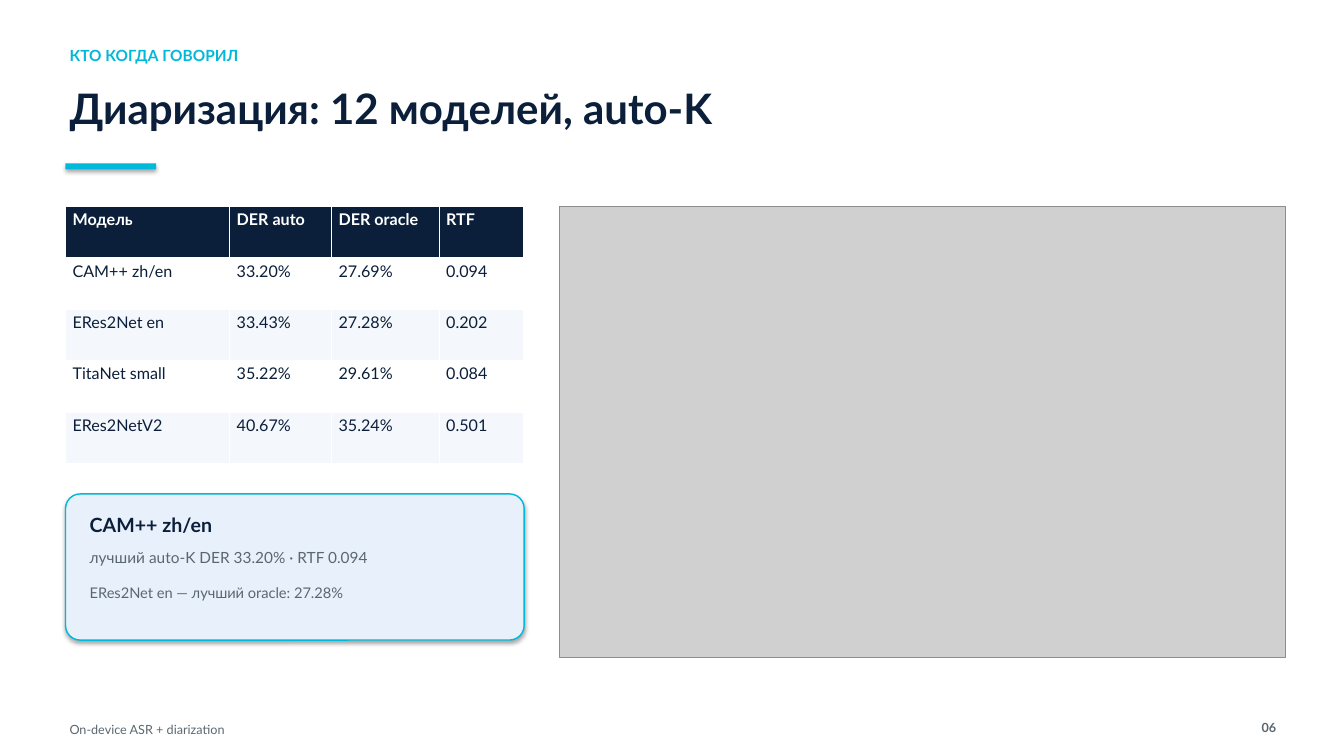
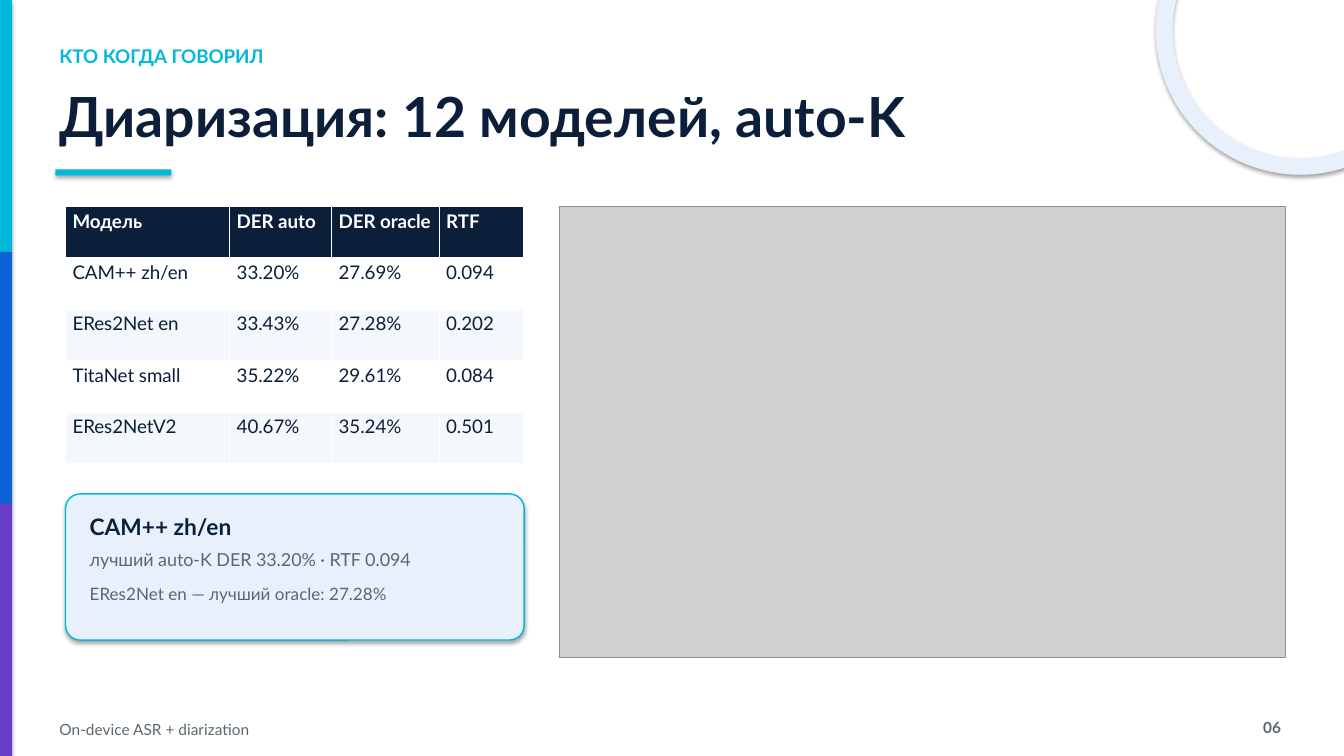
Before and after one commit to VershininSemyon/nuclear_hack_team_corgi, a slide deck: slide 6 of artifacts/hackathon_defense.pptx. Drawn at 1344x756 pixels with LibreOffice and Linux fonts; fonts in the diff are those of the drawing; grey boxes stand for pictures. Boxes give left, top, right and bottom in pixels: in the first picture for what was removed or moved away, otherwise in the second. Text is boxed around its words. In the diff, an @@ line names an element or a change of style, - is before the commit and + after.

```diff
--- a/artifacts/hackathon_defense.pptx
+++ b/artifacts/hackathon_defense.pptx
@@ rectangle added at [0, 0, 12, 252], fill #00B8D9 @@
@@ ellipse added at [1165, 0, 1344, 166], outline #E8F1FB 12 pt @@
@@ text "КТО КОГДА ГОВОРИЛ": place and size @@
-text "КТО КОГДА ГОВОРИЛ" at [70, 49, 238, 64]
+text "КТО КОГДА ГОВОРИЛ" at [59, 49, 264, 67]
@@ text "КТО КОГДА ГОВОРИЛ" at [59, 49, 264, 67]: size 11 to 13.3 pt @@
@@ text "Диаризация: 12 моделей, auto-K": place and size @@
-text "Диаризация: 12 моделей, auto-K" at [70, 93, 712, 132]
+text "Диаризация: 12 моделей, auto-K" at [59, 96, 906, 147]
@@ text "Диаризация: 12 моделей, auto-K" at [59, 96, 906, 147]: size 30 to 39.4 pt @@
@@ rectangle: place and size @@
-rectangle at [66, 163, 156, 169]
+rectangle at [55, 169, 171, 175]
@@ table at [66, 207, 524, 464] @@
@@ size 11.5 to 13.3 pt @@
@@ rectangle added at [0, 252, 12, 504], fill #0B63D6 @@
@@ rectangle added at [0, 504, 12, 756], fill #6A3DC7 @@
@@ text "CAM++ zh/en" at [90, 518, 232, 536]: size 14 to 16.2 pt @@
@@ text "лучший auto-K DER 33.20% · ..." at [90, 553, 411, 569]: size 11 to 12.8 pt @@
@@ text "ERes2Net en — лучший oracle: ..." at [90, 587, 386, 603]: size 10.5 to 12.2 pt @@
@@ text "On-device ASR + diarization": place and size @@
-text "On-device ASR + diarization" at [70, 724, 225, 734]
+text "On-device ASR + diarization" at [59, 723, 249, 735]
@@ text "On-device ASR + diarization" at [59, 723, 249, 735]: size 9 to 11 pt @@
@@ text "06" at [1263, 722, 1281, 733]: size 9 to 11 pt @@
```
Also in this commit, not shown: 10 other slides changed, 1 slide added, 1 slide removed, 8 other files.
